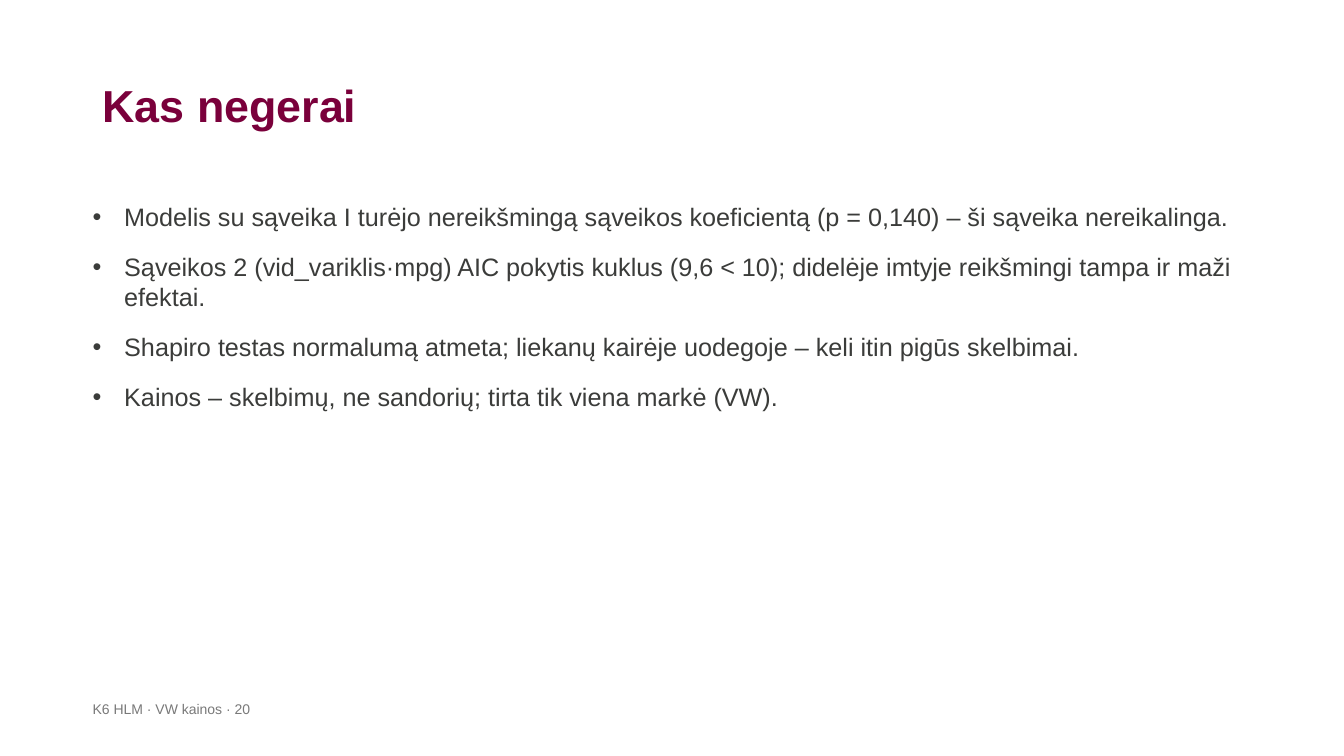
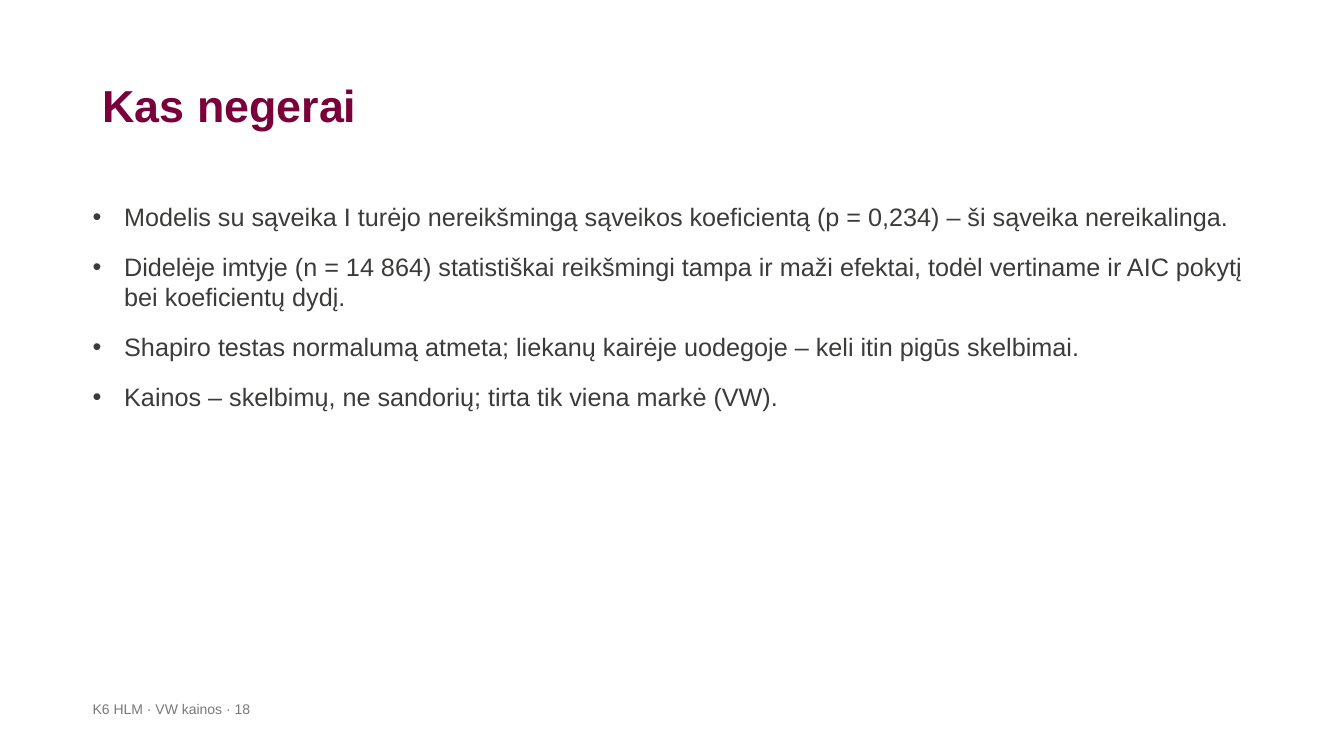
Before and after one commit to LidijaPu/K6, a slide deck: slide 18 of K6_HLM_VW_pristatymas-2.pptx (slide 20 before the commit). Drawn at 1344x756 pixels with LibreOffice and Linux fonts; fonts in the diff are those of the drawing; background and template pictures are left out. Boxes give left, top, right and bottom in pixels: in the first picture for what was removed or moved away, otherwise in the second. Text is boxed around its words. In the diff, an @@ line names an element or a change of style, - is before the commit and + after.

```diff
--- a/K6_HLM_VW_pristatymas-2.pptx
+++ b/K6_HLM_VW_pristatymas-2.pptx
@@ text at [124, 207, 1242, 312]: text changed @@
-• Modelis su sąveika I turėjo nereikšmingą sąveikos koeficientą (p = 0,140) – ši sąveika nereikalinga.
-• Sąveikos 2 (vid_variklis·mpg) AIC pokytis kuklus (9,6 < 10); didelėje imtyje reikšmingi tampa ir maži efektai.
+• Modelis su sąveika I turėjo nereikšmingą sąveikos koeficientą (p = 0,234) – ši sąveika nereikalinga.
+• Didelėje imtyje (n = 14 864) statistiškai reikšmingi tampa ir maži efektai, todėl vertiname ir AIC pokytį bei koeficientų dydį.
@@ text at [93, 704, 251, 714]: text changed @@
-K6 HLM · VW kainos · 20
+K6 HLM · VW kainos · 18
```
Also in this commit, not shown: 11 other slides changed, 2 slides removed, 4 other files.
